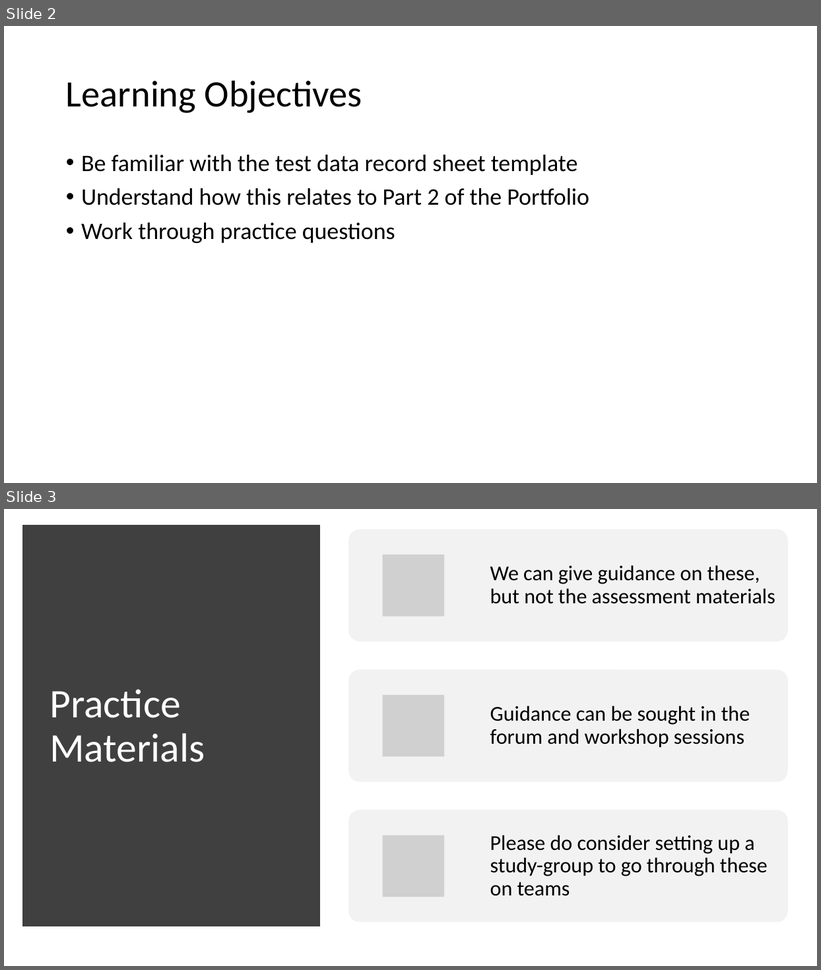
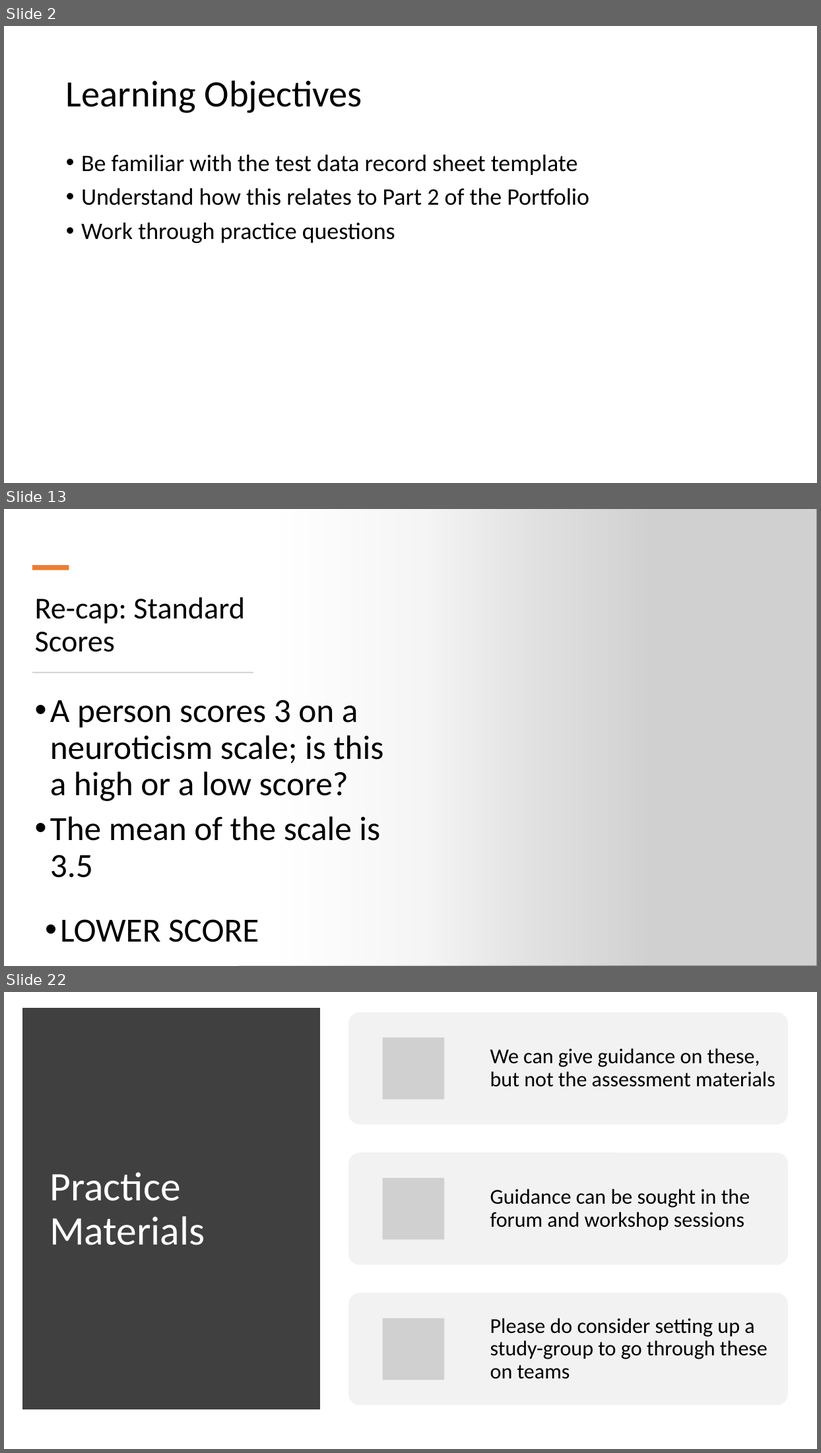
Before and after one commit to OliJimbo/Student_Materials, a slide deck: Week 6/Workshop_Materials/Week 6 Workshop.pptx. Shown one above the other, each under a label of ours: slides 2 and 3 before the commit, slides 2, 13 and 22 after it; the slides between them are not shown. The pictures are 821x970 and 821x1453 pixels, drawn with LibreOffice and Linux fonts; fonts in the diff are those of the drawing; grey boxes stand for pictures. Boxes give left, top, right and bottom in pixels: in the first picture for what was removed or moved away, otherwise in the second. Text is boxed around its words. In the diff, an @@ line names an element or a change of style, - is before the commit and + after.

```diff
--- a/Week 6/Workshop_Materials/Week 6 Workshop.pptx
+++ b/Week 6/Workshop_Materials/Week 6 Workshop.pptx
@@ slide 13 added at box(4, 509, 817, 966), background #FFFFFF @@
@@ rectangle added at box(4, 509, 655, 966), fill gradient #FFFFFF @@
@@ picture added at box(239, 509, 817, 966) @@
@@ rectangle added at box(32, 565, 69, 570), fill #ED7D31 @@
@@ title added at box(35, 597, 245, 652), 36 pt, text #000000 @@
+Re-cap: Standard Scores
@@ rectangle added at box(32, 672, 253, 673), fill #D5D5D5, outline #D5D5D5 0.25 pt @@
@@ text added at box(50, 700, 384, 878), 40 pt, text #000000 @@
+• A person scores 3 on a neuroticism scale; is this a high or a low score?
+• The mean of the scale is 3.5
@@ text added at box(60, 920, 259, 943), 40 pt, text #000000 @@
+• LOWER SCORE
@@ what was slide 3 is now slide 22 @@
```
Also in this commit, not shown: 1 slide changed, 20 other slides added, 1 other file.
